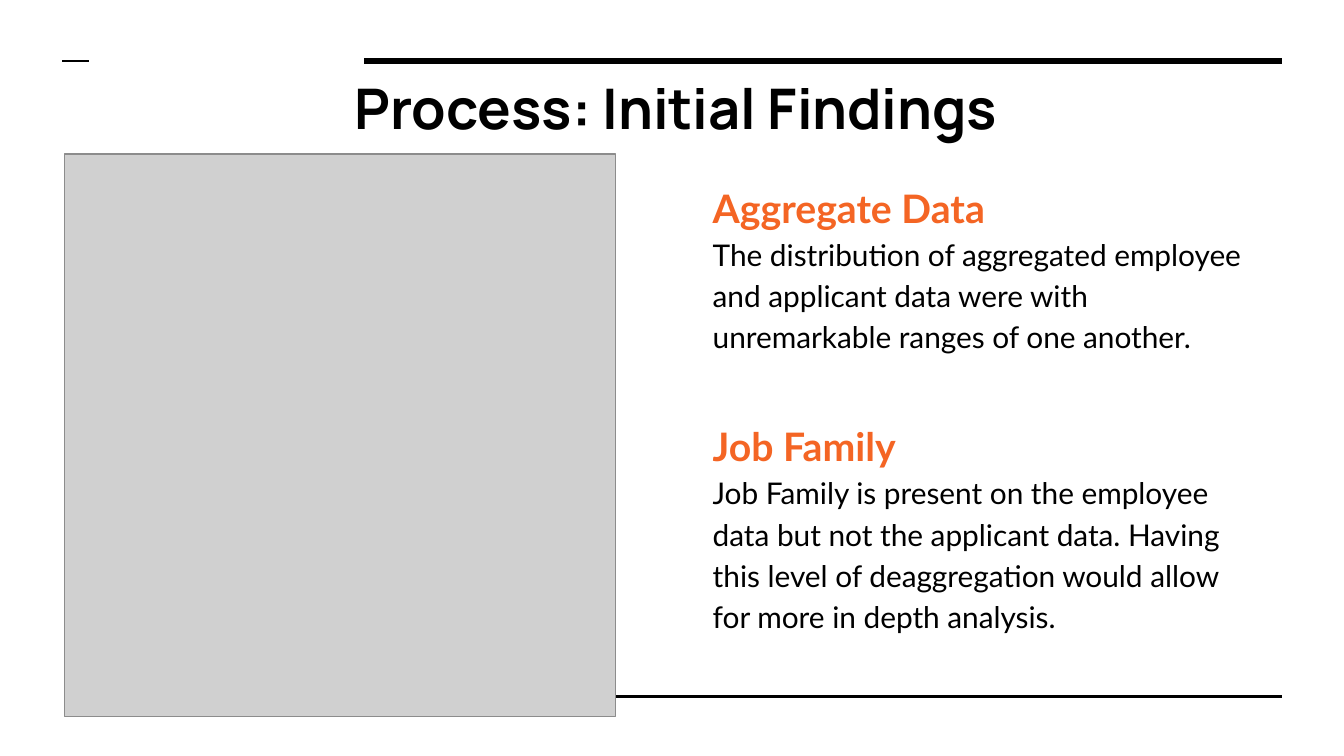
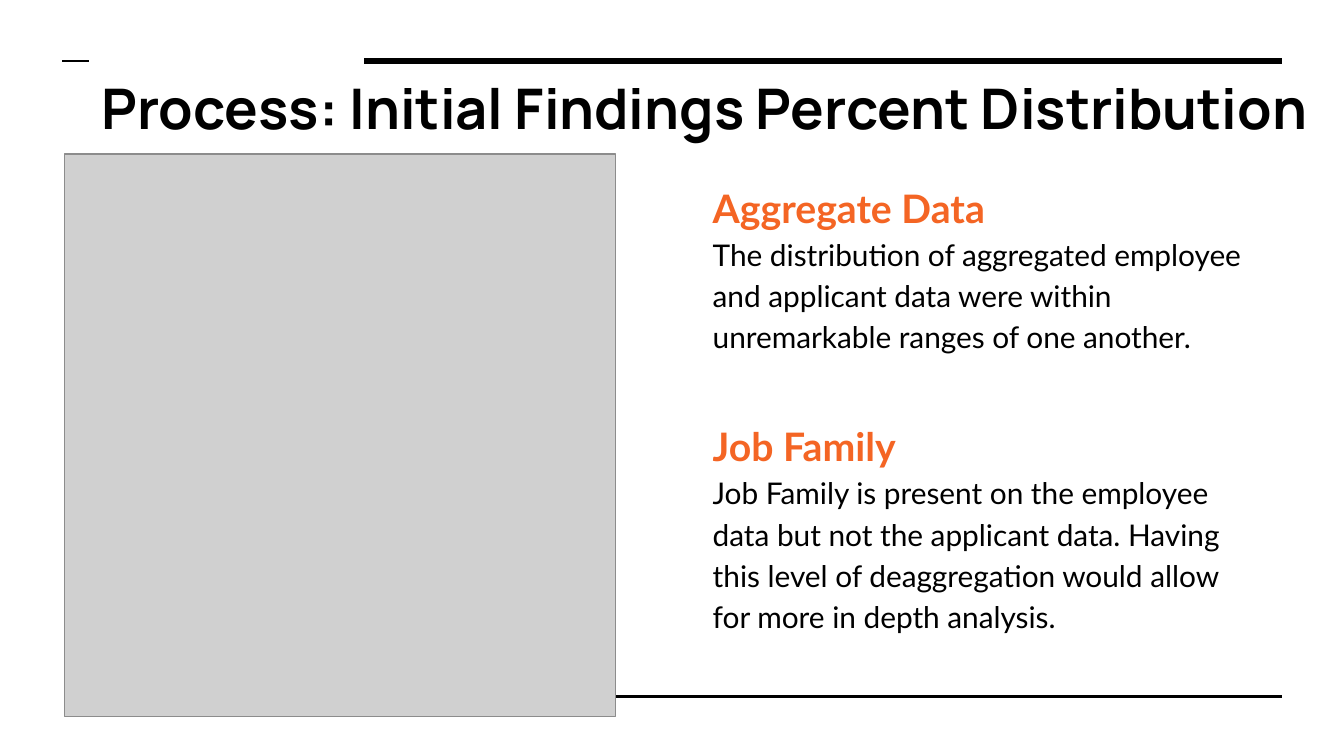
Before and after one commit to aerler101-1/OCR-Dashboard, a slide deck: slide 7 of OCR Data Analyst.pptx. Drawn at 1344x756 pixels with LibreOffice and Linux fonts; fonts in the diff are those of the drawing; grey boxes stand for pictures. Boxes give left, top, right and bottom in pixels: in the first picture for what was removed or moved away, otherwise in the second. Text is boxed around its words. In the diff, an @@ line names an element or a change of style, - is before the commit and + after.

```diff
--- a/OCR Data Analyst.pptx
+++ b/OCR Data Analyst.pptx
@@ title at [101, 88, 1307, 144]: text changed @@
-Process: Initial Findings
+Process: Initial Findings Percent Distribution
@@ text at [713, 244, 1241, 354]: text changed @@
-The distribution of aggregated employee and applicant data were with unremarkable ranges of one another.
+The distribution of aggregated employee and applicant data were within unremarkable ranges of one another.
```
Also in this commit, not shown: 3 other slides changed, 1 other file.
